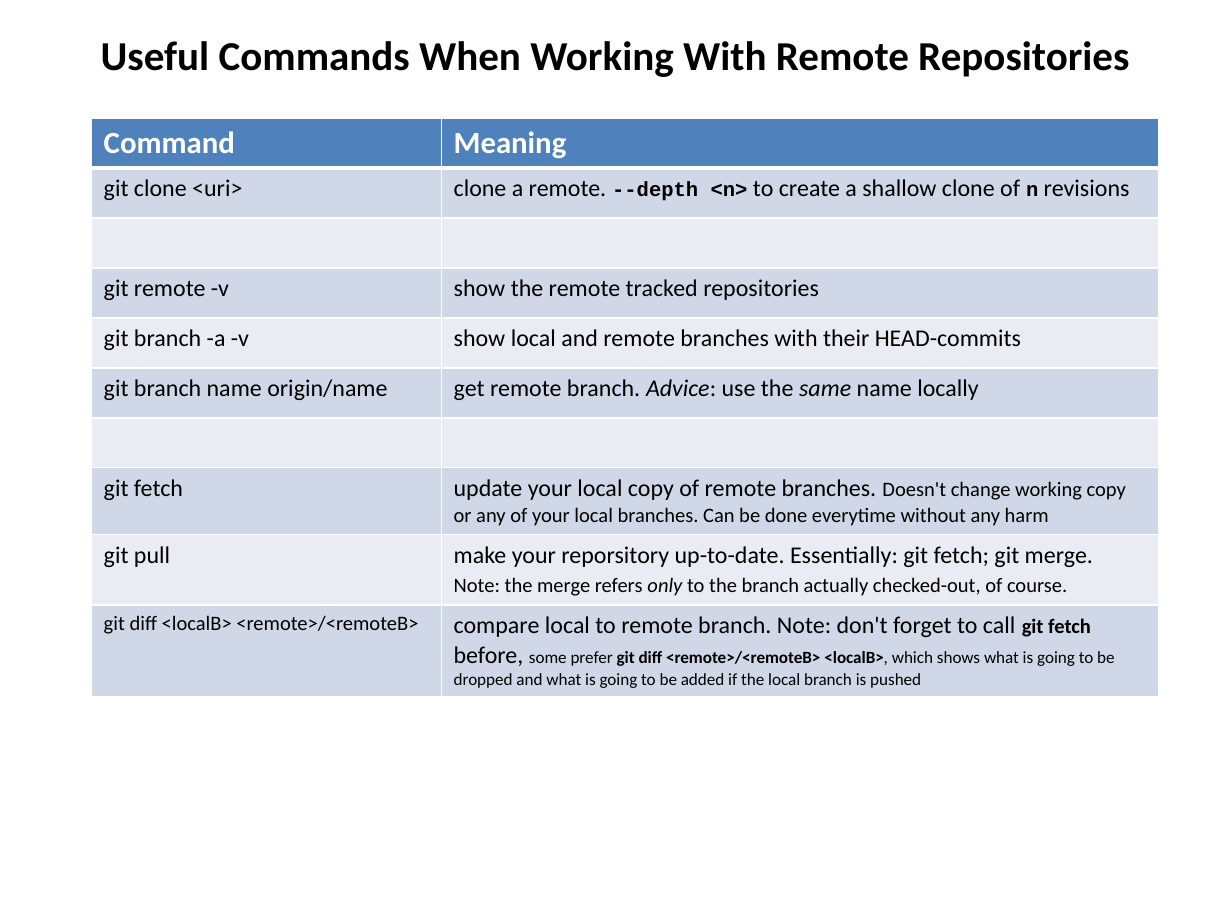
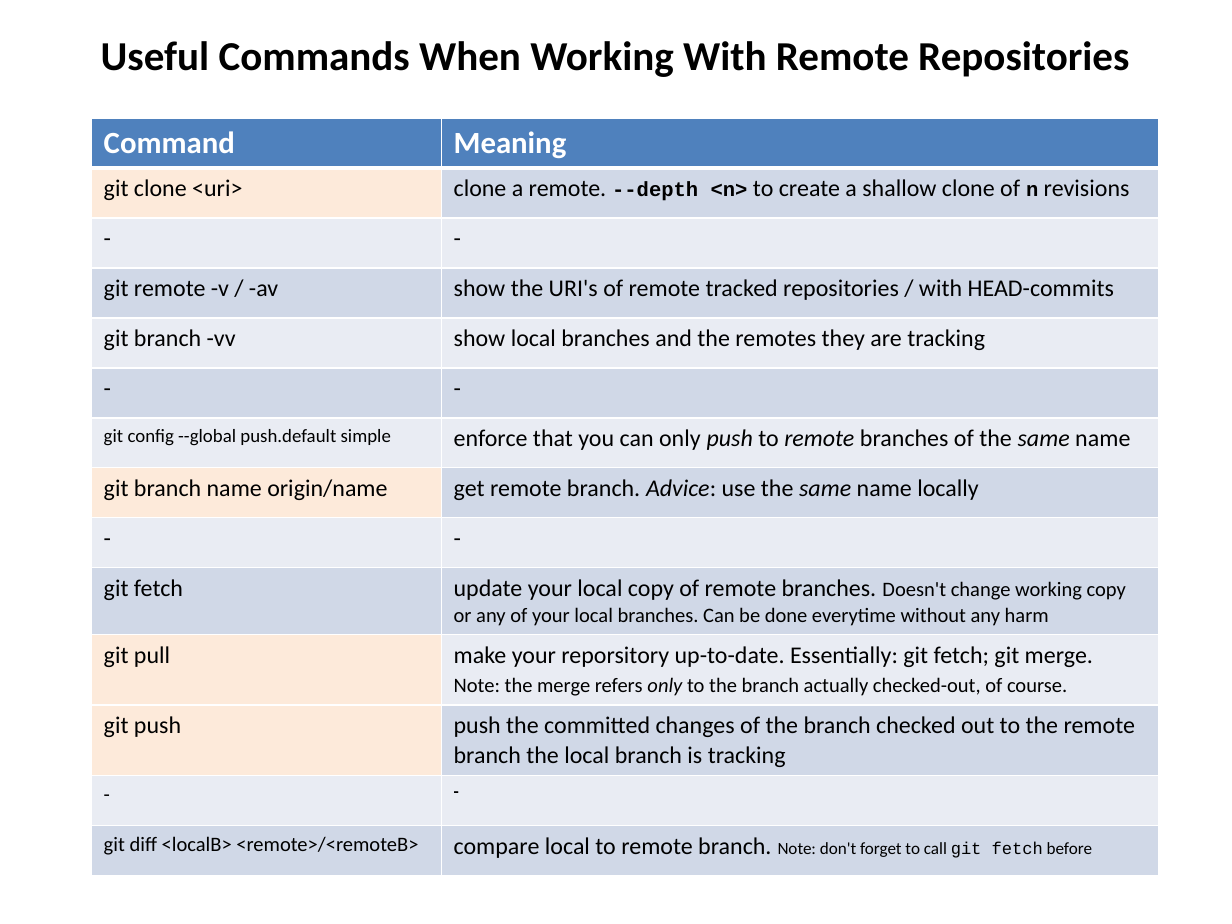
Before and after one commit to hanbei/git_tutorial, a slide deck: slide 37 of architektur.pptx. Drawn at 1232x924 pixels with LibreOffice and Linux fonts; fonts in the diff are those of the drawing. Boxes give left, top, right and bottom in pixels: in the first picture for what was removed or moved away, otherwise in the second. Text is boxed around its words. In the diff, an @@ line names an element or a change of style, - is before the commit and + after.

```diff
--- a/architektur.pptx
+++ b/architektur.pptx
@@ table at box(91, 118, 1158, 873) @@
-row 3:  | 
-row 4: git remote -v | show the remote tracked repositories
-row 5: git branch -a -v | show local and remote branches with their HEAD-commits
+row 3: - | -
+row 4: git remote -v / -av | show the URI's of remote tracked repositories / with HEAD-commits
+row 5: git branch -vv | show local branches and the remotes they are tracking
+row 6: - | -
+row 7: git config --global push.default simple | enforce that you can only push to remote branches of the same name
-row 9, column 1: 
+row 9, column 1: -
-row 9, column 2: 
+row 9, column 2: -
-row 10: git diff <localB> <remote>/<remoteB> | compare local to remote branch. Note: don't forget to call git fetch before, some prefer git diff <remote>/<remoteB> <localB>, which shows what is going to be dropped and what is going to be added if the local branch is pushed
+row 12: git push | push the committed changes of the branch checked out to the remote branch the local branch is tracking
+row 13: - | -
+row 14: git diff <localB> <remote>/<remoteB> | compare local to remote branch. Note: don't forget to call git fetch before
```
Also in this commit, not shown: 11 other slides changed.
